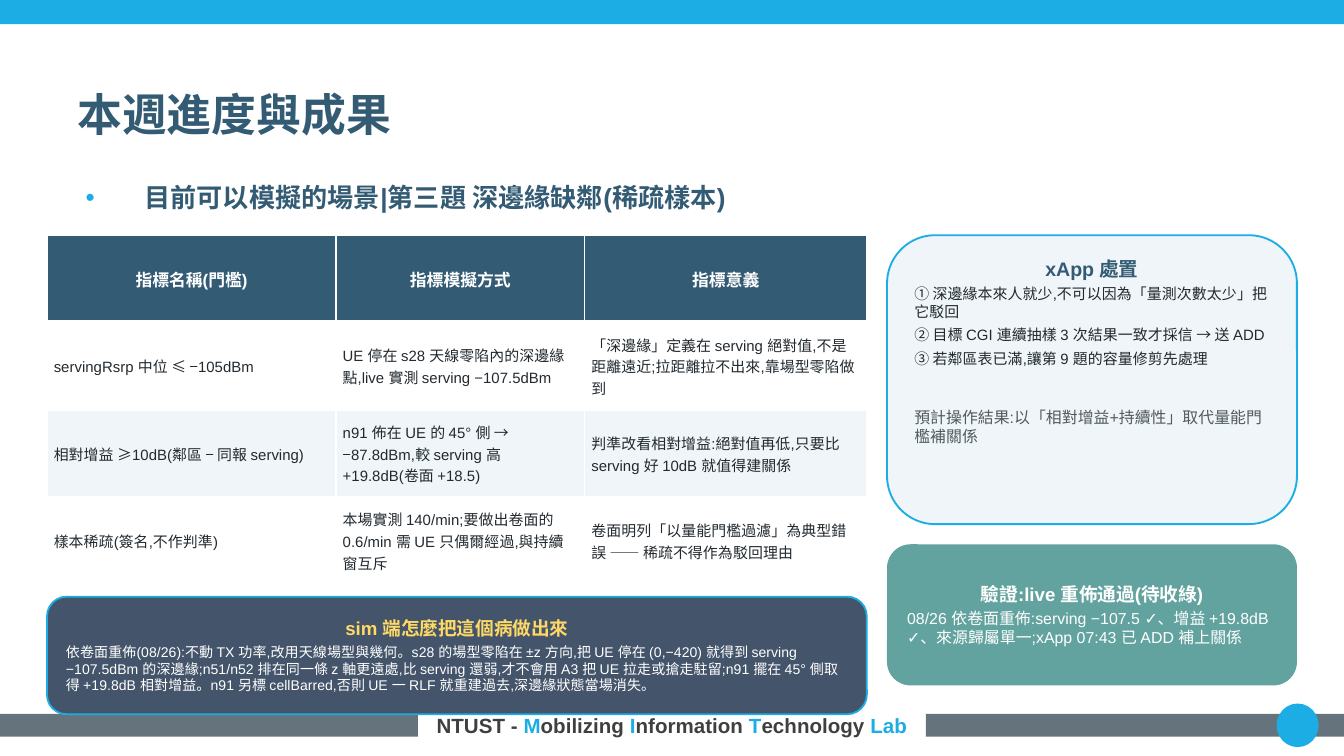
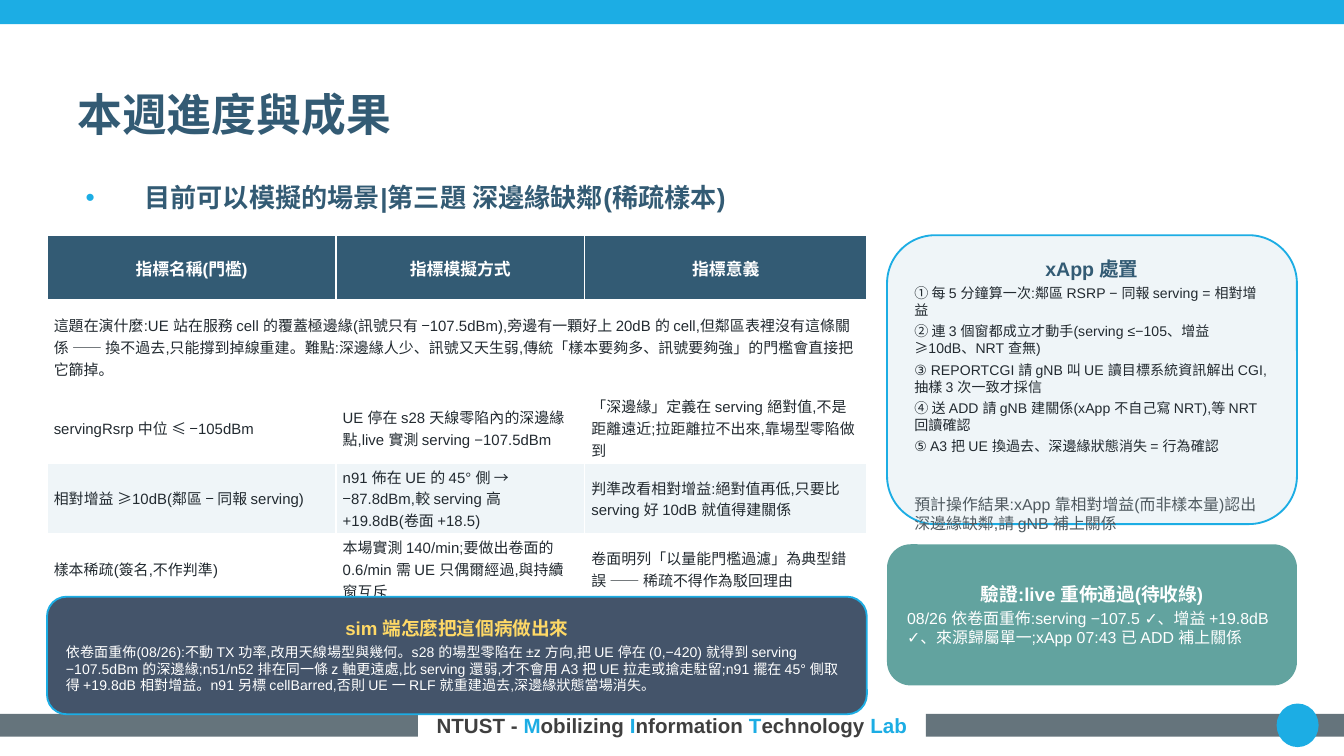
Before and after one commit to kimOuO/RAN-sim-OAI, a slide deck: slide 6 of docs/report/8_27_進度報告_v10十二題.pptx. Drawn at 1344x756 pixels with LibreOffice and Linux fonts; fonts in the diff are those of the drawing; background and template pictures are left out. Boxes give left, top, right and bottom in pixels: in the first picture for what was removed or moved away, otherwise in the second. Text is boxed around its words. In the diff, an @@ line names an element or a change of style, - is before the commit and + after.

```diff
--- a/docs/report/8_27_進度報告_v10十二題.pptx
+++ b/docs/report/8_27_進度報告_v10十二題.pptx
@@ table at (47,235,867,606) @@
+row 2: 這題在演什麼:UE 站在服務 cell 的覆蓋極邊緣(訊號只有 −107.5dBm),旁邊有一顆好上 20dB 的 cell,但鄰區表裡沒有這條關係 —— 換不過去,只能撐到掉線重建。難點:深邊緣人少、訊號又天生弱,傳統「樣本要夠多、訊號要夠強」的門檻會直接把它篩掉。 |  | 
@@ text in rounded rectangle at (914,286,1267,532): text changed; size 8 to 7.5 pt @@
-① 深邊緣本來人就少,不可以因為「量測次數太少」把它駁回
-② 目標 CGI 連續抽樣 3 次結果一致才採信 → 送 ADD
-③ 若鄰區表已滿,讓第 9 題的容量修剪先處理
-預計操作結果:以「相對增益+持續性」取代量能門檻補關係
+① 每 5 分鐘算一次:鄰區 RSRP − 同報 serving = 相對增益
+② 連 3 個窗都成立才動手(serving ≤−105、增益 ≥10dB、NRT 查無)
+③ REPORTCGI 請 gNB 叫 UE 讀目標系統資訊解出 CGI,抽樣 3 次一致才採信
+④ 送 ADD 請 gNB 建關係(xApp 不自己寫 NRT),等 NRT 回讀確認
+⑤ A3 把 UE 換過去、深邊緣狀態消失 = 行為確認
+預計操作結果:xApp 靠相對增益(而非樣本量)認出深邊緣缺鄰,請 gNB 補上關係
```
Also in this commit, not shown: 1 other slide changed.
